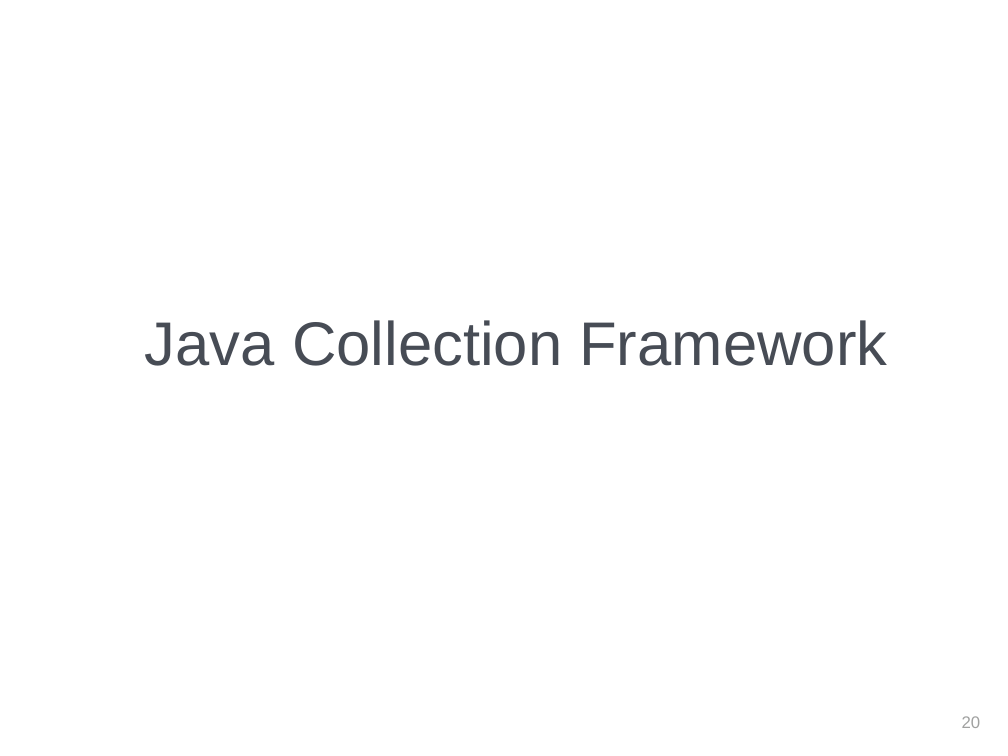
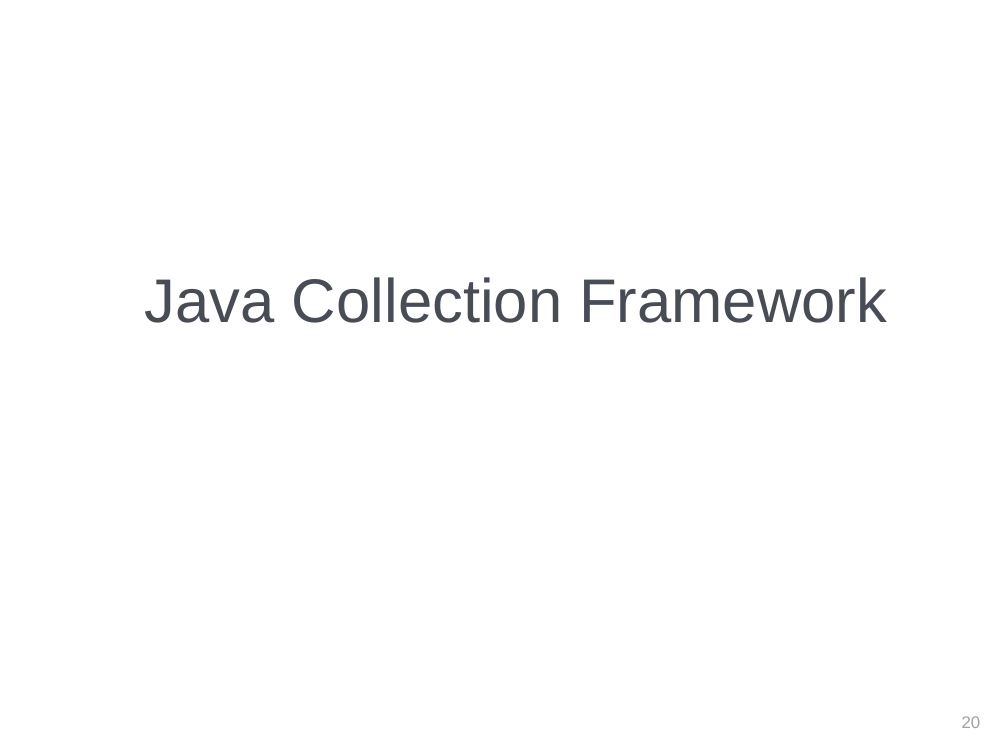
Before and after one commit to jhigherevature/spark-examples, a slide deck: slide 21 of revised-ppts/Day 15 PPT.pptx. Drawn at 1008x756 pixels with LibreOffice and Linux fonts; fonts in the diff are those of the drawing; background and template pictures are left out. Boxes give left, top, right and bottom in pixels: in the first picture for what was removed or moved away, otherwise in the second. Text is boxed around its words. In the diff, an @@ line names an element or a change of style, - is before the commit and + after.

Commit message:
updating Java examples for Days 11-15

```diff
--- a/revised-ppts/Day 15 PPT.pptx
+++ b/revised-ppts/Day 15 PPT.pptx
@@ text "Java Collection Framework" moved from (x1=145, y1=320, x2=887, y2=366) to (x1=145, y1=277, x2=887, y2=323) @@
```
Also in this commit, not shown: 2 other slides changed, 22 other files.
